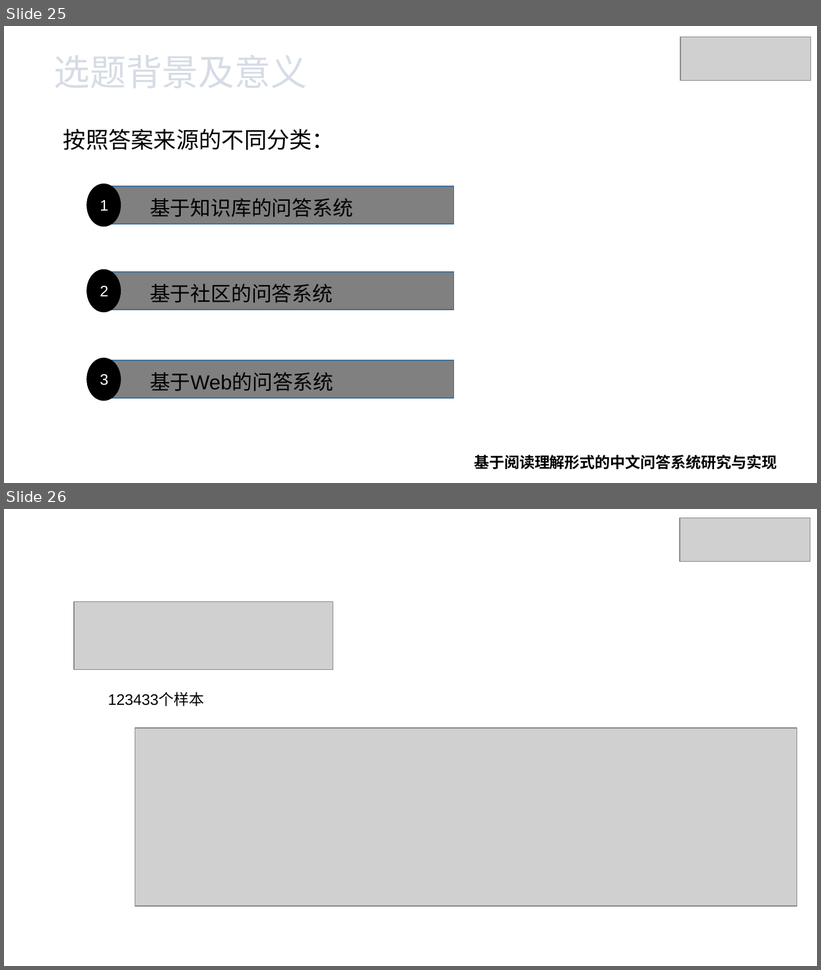
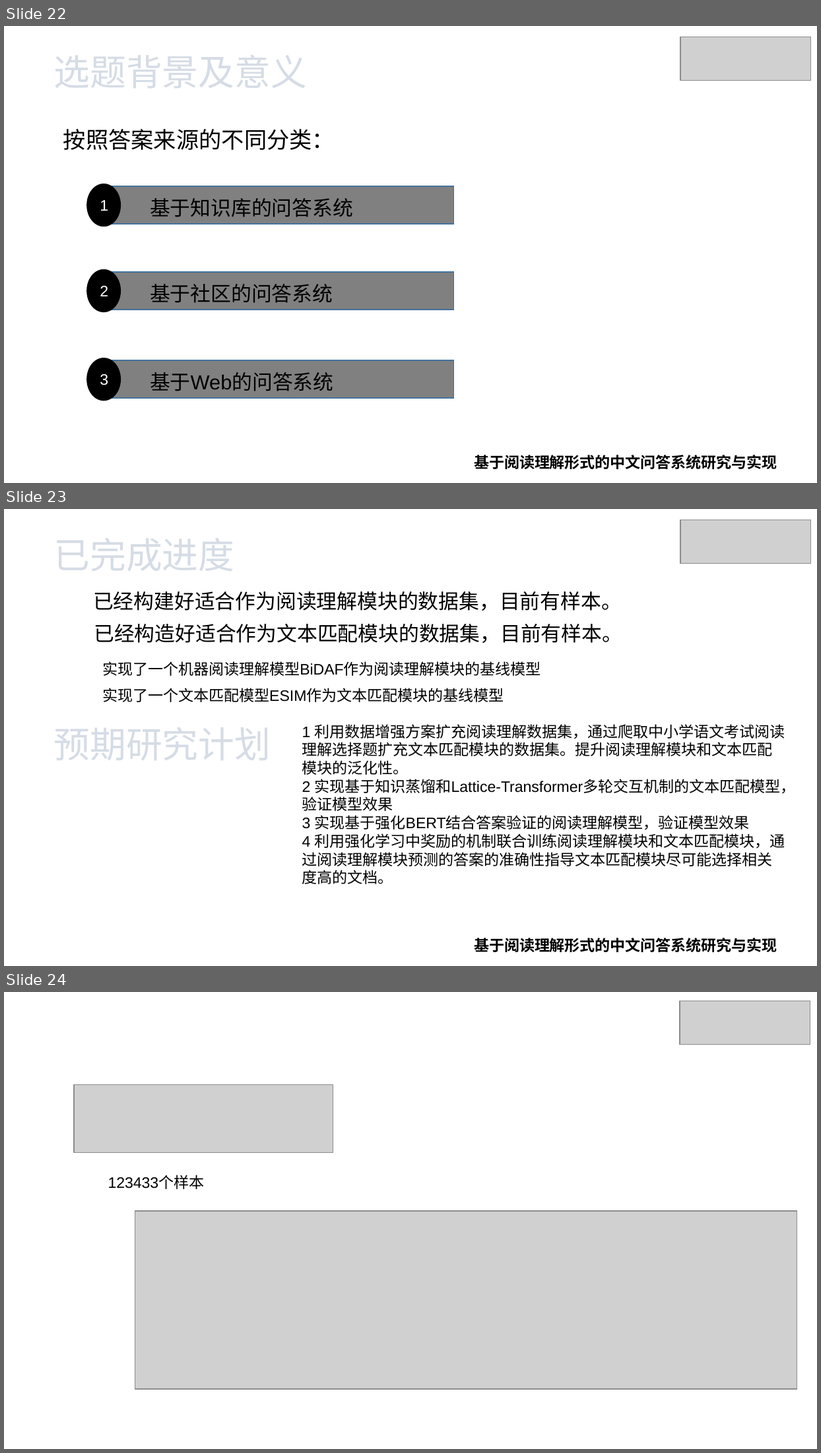
Before and after one commit to xhsun1997/ChineseMRC, a slide deck: 孙相会.pptx. Shown one above the other, each under a label of ours: slides 25 and 26 before the commit, slides 22, 23 and 24 after it. The pictures are 821x970 and 821x1453 pixels, drawn with LibreOffice and Linux fonts; fonts in the diff are those of the drawing; grey boxes stand for pictures; background and template pictures are left out. Boxes give left, top, right and bottom in pixels: in the first picture for what was removed or moved away, otherwise in the second. Text is boxed around its words. In the diff, an @@ line names an element or a change of style, - is before the commit and + after.

```diff
--- a/孙相会.pptx
+++ b/孙相会.pptx
@@ slide 23 added at [4,509,817,966], background picture (left out) @@
@@ picture added at [680,520,811,564] @@
@@ text added at [54,538,235,571], 32 pt, text pattern #44546A on #D6DCE5 @@
+已完成进度
@@ text added at [93,591,622,611], 18 pt, text #000000 @@
+已经构建好适合作为阅读理解模块的数据集，目前有样本。
@@ text added at [94,624,622,643], 18 pt, text #000000 @@
+已经构造好适合作为文本匹配模块的数据集，目前有样本。
@@ text added at [102,661,541,676], 13.5 pt, text #000000 @@
+实现了一个机器阅读理解模型BiDAF作为阅读理解模块的基线模型
@@ text added at [102,688,504,702], 13.5 pt, text #000000 @@
+实现了一个文本匹配模型ESIM作为文本匹配模块的基线模型
@@ text added at [302,724,796,885], 13.5 pt, text #000000 @@
+1 利用数据增强方案扩充阅读理解数据集，通过爬取中小学语文考试阅读理解选择题扩充文本匹配模块的数据集。提升阅读理解模块和文本匹配模块的泛化性。
+2 实现基于知识蒸馏和Lattice-Transformer多轮交互机制的文本匹配模型，验证模型效果
+3 实现基于强化BERT结合答案验证的阅读理解模型，验证模型效果
+4 利用强化学习中奖励的机制联合训练阅读理解模块和文本匹配模块，通过阅读理解模块预测的答案的准确性指导文本匹配模块尽可能选择相关度高的文档。
@@ text added at [54,727,271,760], 32 pt, text pattern #44546A on #D6DCE5 @@
+预期研究计划
@@ text added at [474,938,778,953], 13.5 pt, text #000000, bold @@
+基于阅读理解形式的中文问答系统研究与实现
@@ what was slide 25 is now slide 22 @@
@@ what was slide 26 is now slide 24 @@
```
Also in this commit, not shown: 7 slides changed, 2 other slides added, 6 slides removed, 7 other files.
